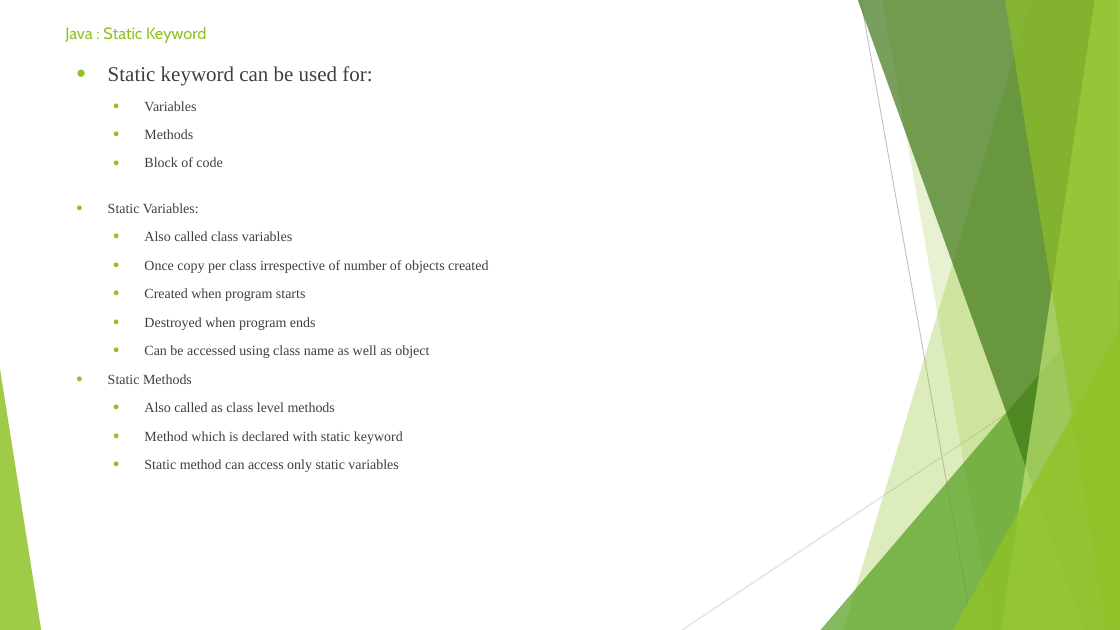
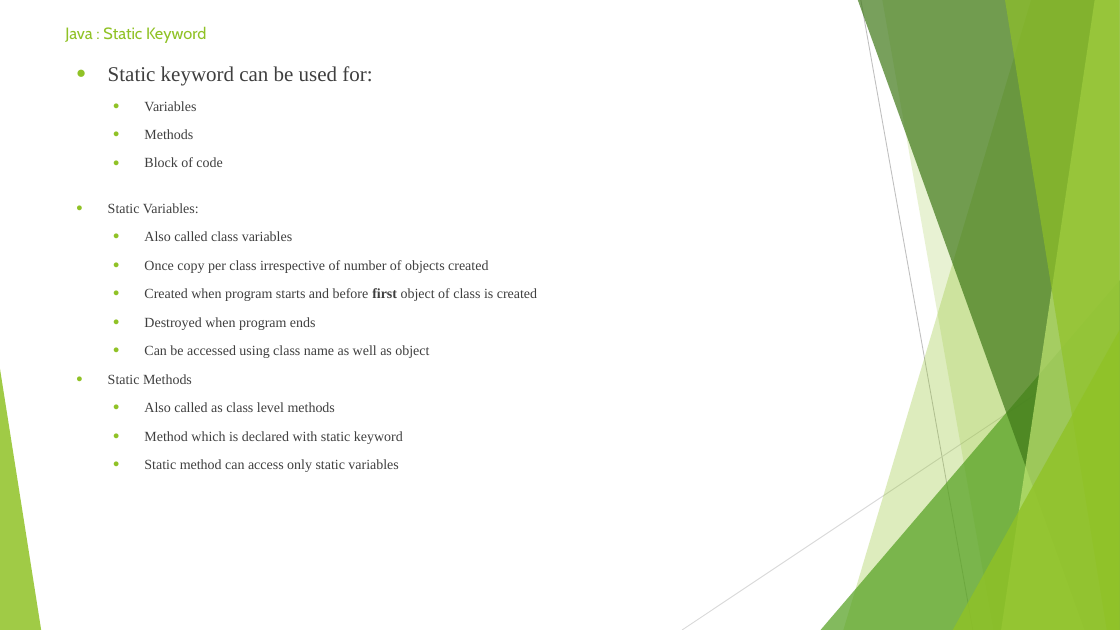
Before and after one commit to sidissir/mk-java-training, a slide deck: slide 23 of AutomationPPT.pptx. Drawn at 1120x630 pixels with LibreOffice and Linux fonts; fonts in the diff are those of the drawing. Boxes give left, top, right and bottom in pixels: in the first picture for what was removed or moved away, otherwise in the second. Text is boxed around its words. In the diff, an @@ line names an element or a change of style, - is before the commit and + after.

Commit message:
Java class 7

```diff
--- a/AutomationPPT.pptx
+++ b/AutomationPPT.pptx
@@ text at [144,288,537,301]: text changed @@
-  ● Created when program starts
+  ● Created when program starts and before first object of class is created
```
Also in this commit, not shown: 6 other files.
